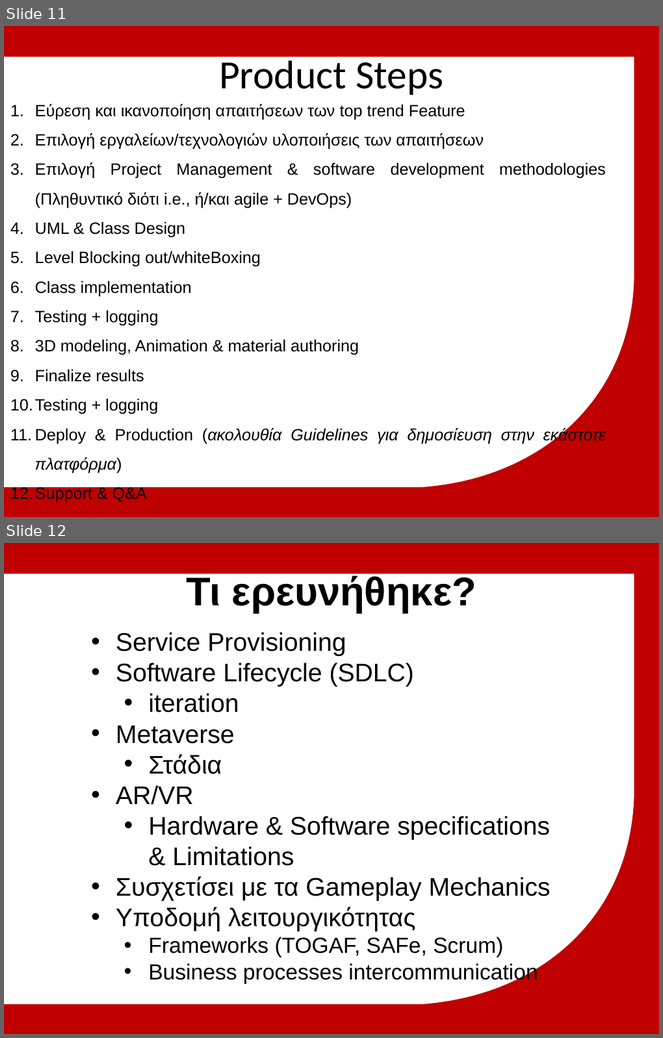
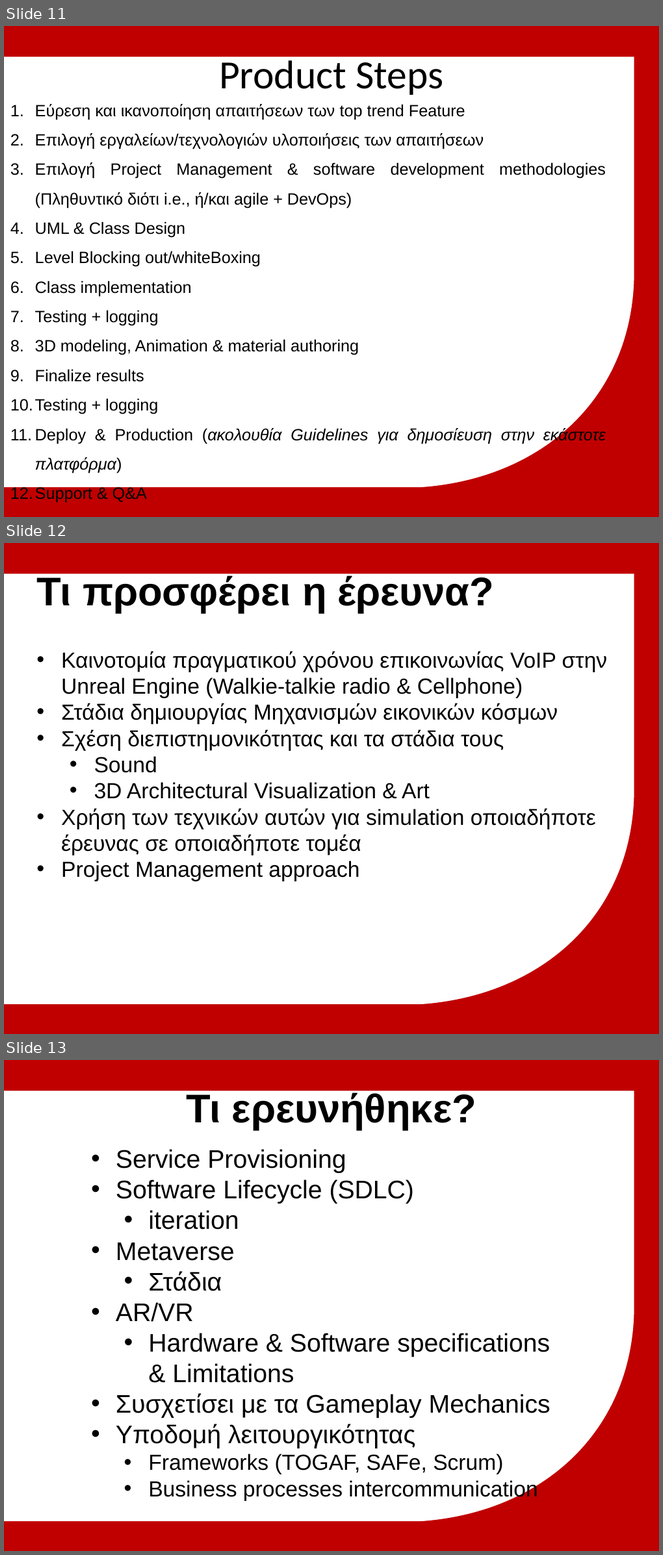
Before and after one commit to michailmarkou1995/BSc-Computer-Science-Projects, a slide deck: MENTAL WEALTH PROFESSIONAL LIFE 3 (PROJECT) (CN6000)/Research_Thesis_Main/Μητροπολιτικό Κολλέγιο_ΣΕΚΦ[Μιχαηλ Μαρκου] Advanced multiplayer game mechanics.pptx. Shown one above the other, each under a label of ours: slides 11 and 12 before the commit, slides 11, 12 and 13 after it. The pictures are 663x1038 and 663x1555 pixels, drawn with LibreOffice and Linux fonts; fonts in the diff are those of the drawing; background and template pictures are left out. Boxes give left, top, right and bottom in pixels: in the first picture for what was removed or moved away, otherwise in the second. Text is boxed around its words. In the diff, an @@ line names an element or a change of style, - is before the commit and + after.

```diff
--- a/MENTAL WEALTH PROFESSIONAL LIFE 3 (PROJECT) (CN6000)/Research_Thesis_Main/Μητροπολιτικό Κολλέγιο_ΣΕΚΦ[Μιχαηλ Μαρκου] Advanced multiplayer game mechanics.pptx
+++ b/MENTAL WEALTH PROFESSIONAL LIFE 3 (PROJECT) (CN6000)/Research_Thesis_Main/Μητροπολιτικό Κολλέγιο_ΣΕΚΦ[Μιχαηλ Μαρκου] Advanced multiplayer game mechanics.pptx
@@ slide 12 added at <box>4,543,659,1034</box>, background #C00000; not listed: 1 template element that a slide beside it also shows @@
@@ title added at <box>36,574,495,613</box>, 44 pt, text #000000, bold @@
+Τι προσφέρει η έρευνα?
@@ text added at <box>61,651,607,882</box>, 24 pt, text #000000 @@
+• Καινοτομία πραγματικού χρόνου επικοινωνίας VoIP στην Unreal Engine (Walkie-talkie radio & Cellphone)
+• Στάδια δημιουργίας Μηχανισμών εικονικών κόσμων
+• Σχέση διεπιστημονικότητας και τα στάδια τους
+  • Sound
+  • 3D Architectural Visualization & Art
+• Χρήση των τεχνικών αυτών για simulation οποιαδήποτε έρευνας σε οποιαδήποτε τομέα
+• Project Management approach
@@ what was slide 12 is now slide 13 @@
```
Also in this commit, not shown: 1 slide changed, 2 other files.
